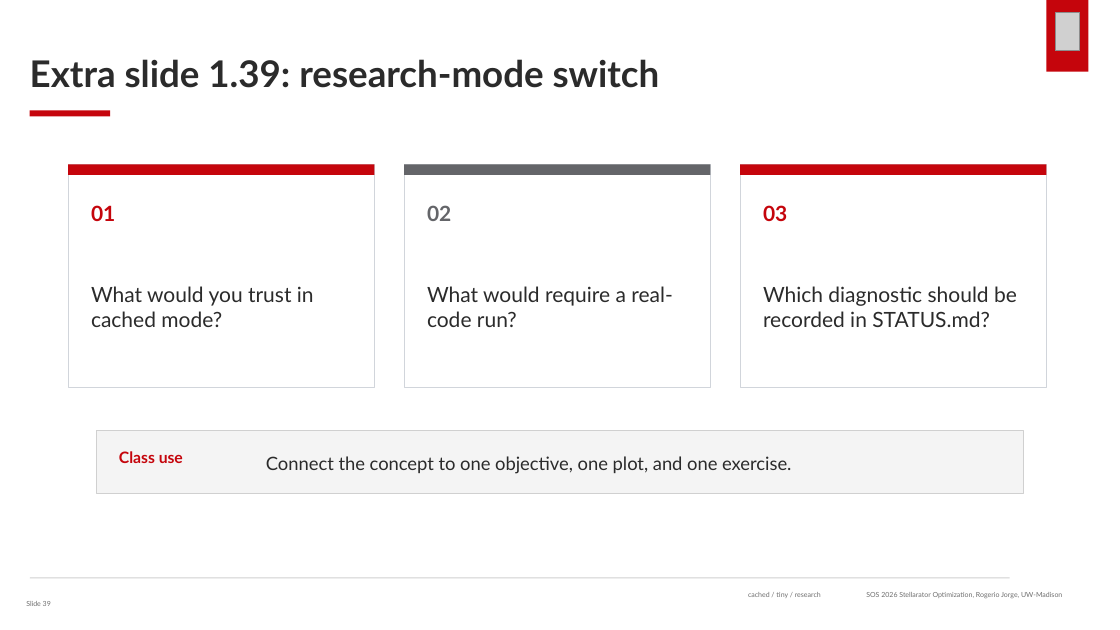
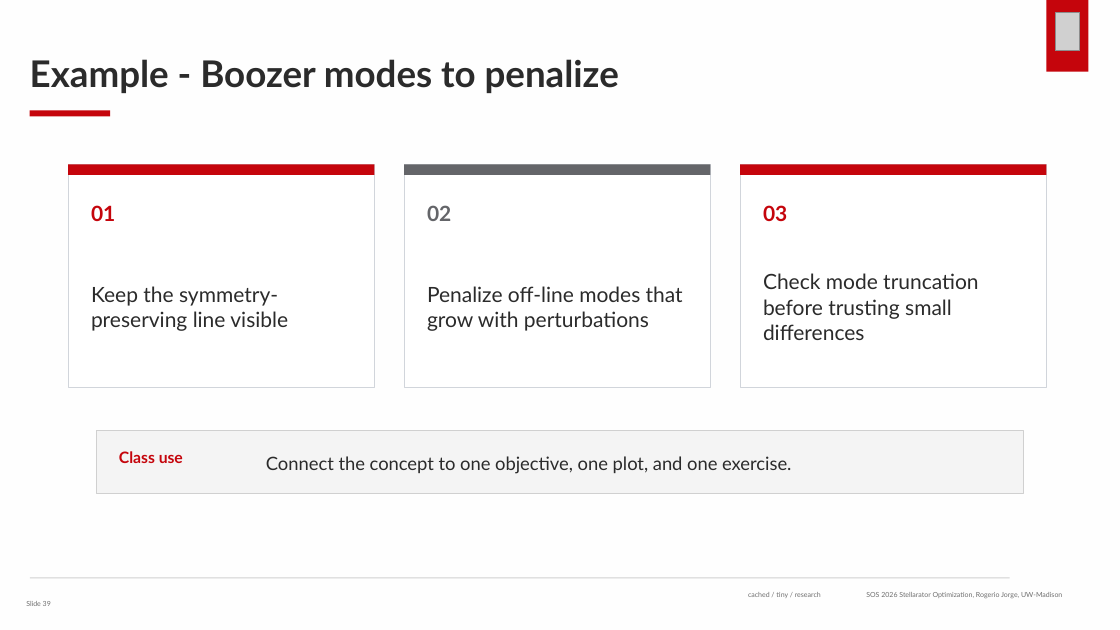
Before and after one commit to rogeriojorge/sos2026-rjorge-stellarator-optimization, a slide deck: slide 39 of slides/pptx/lecture_1_geometry_metrics.pptx. Drawn at 1120x630 pixels with LibreOffice and Linux fonts; fonts in the diff are those of the drawing; grey boxes stand for pictures. Boxes give left, top, right and bottom in pixels: in the first picture for what was removed or moved away, otherwise in the second. Text is boxed around its words. In the diff, an @@ line names an element or a change of style, - is before the commit and + after.

```diff
--- a/slides/pptx/lecture_1_geometry_metrics.pptx
+++ b/slides/pptx/lecture_1_geometry_metrics.pptx
@@ rectangle added at (0,0,1120,630), fill #FEFEFE @@
@@ text at (30,59,619,93): text changed @@
-Extra slide 1.39: research-mode switch
+Example - Boozer modes to penalize
@@ text at (91,286,288,331): text changed @@
-What would you trust in cached mode?
+Keep the symmetry-preserving line visible
@@ text at (427,286,683,331): text changed @@
-What would require a real-code run?
+Penalize off-line modes that grow with perturbations
@@ text at (763,273,978,340): text changed @@
-Which diagnostic should be recorded in STATUS.md?
+Check mode truncation before trusting small differences
```
Also in this commit, not shown: 31 other slides changed, 6 slides added, 6 slides removed, 38 other files.
